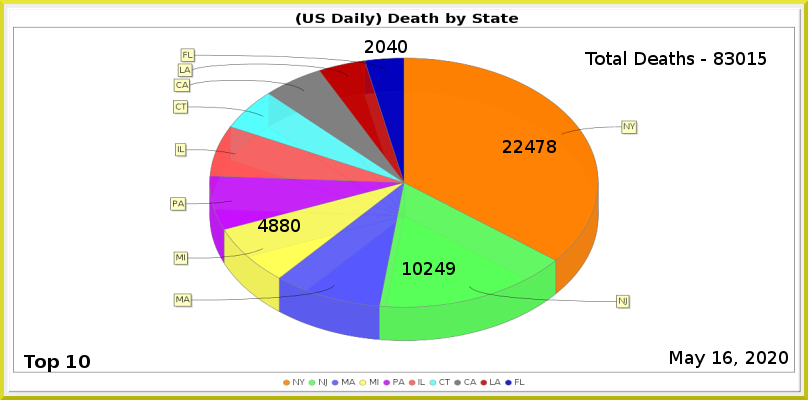
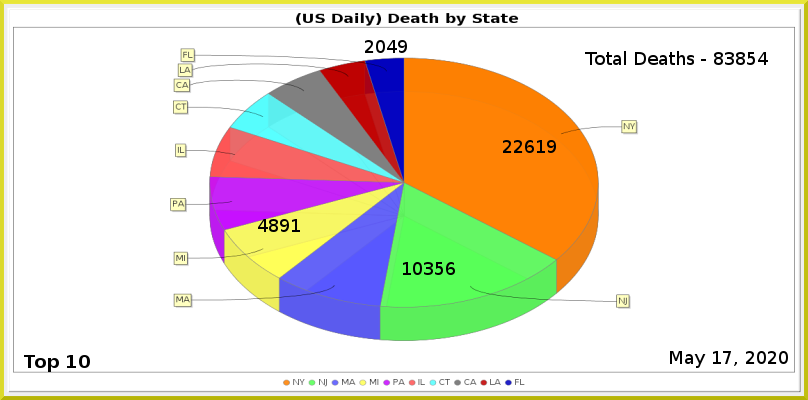
Comparing the layer stacks of the two 808px x 400px images. Changes:
painted on "Least" over [398, 40, 407, 53]
painted on "MI" over [280, 219, 300, 232]
painted on "NJ" over [424, 262, 455, 275]
painted on "NY" over [525, 140, 556, 153]
renamed "Total Deaths - 83015" to "Total Deaths - 83854", painted on it over [736, 52, 768, 65]
painted on "Current Date" over [723, 351, 732, 364]
painted on "Death_by_State.png" over [170, 48, 638, 341]
